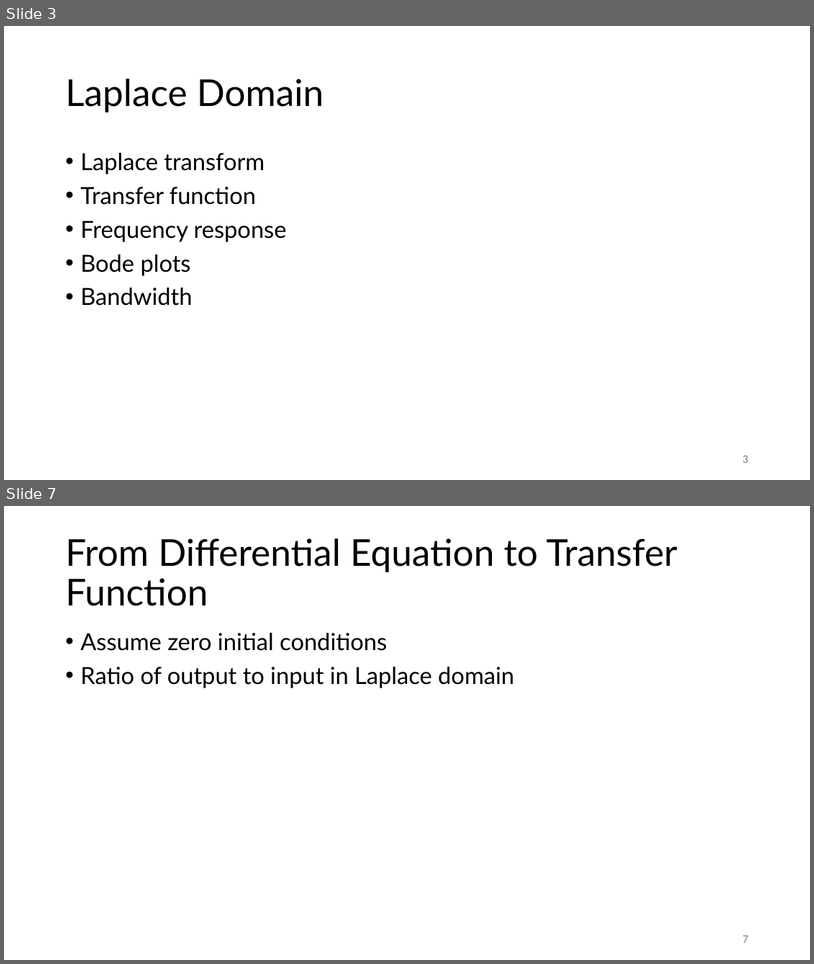
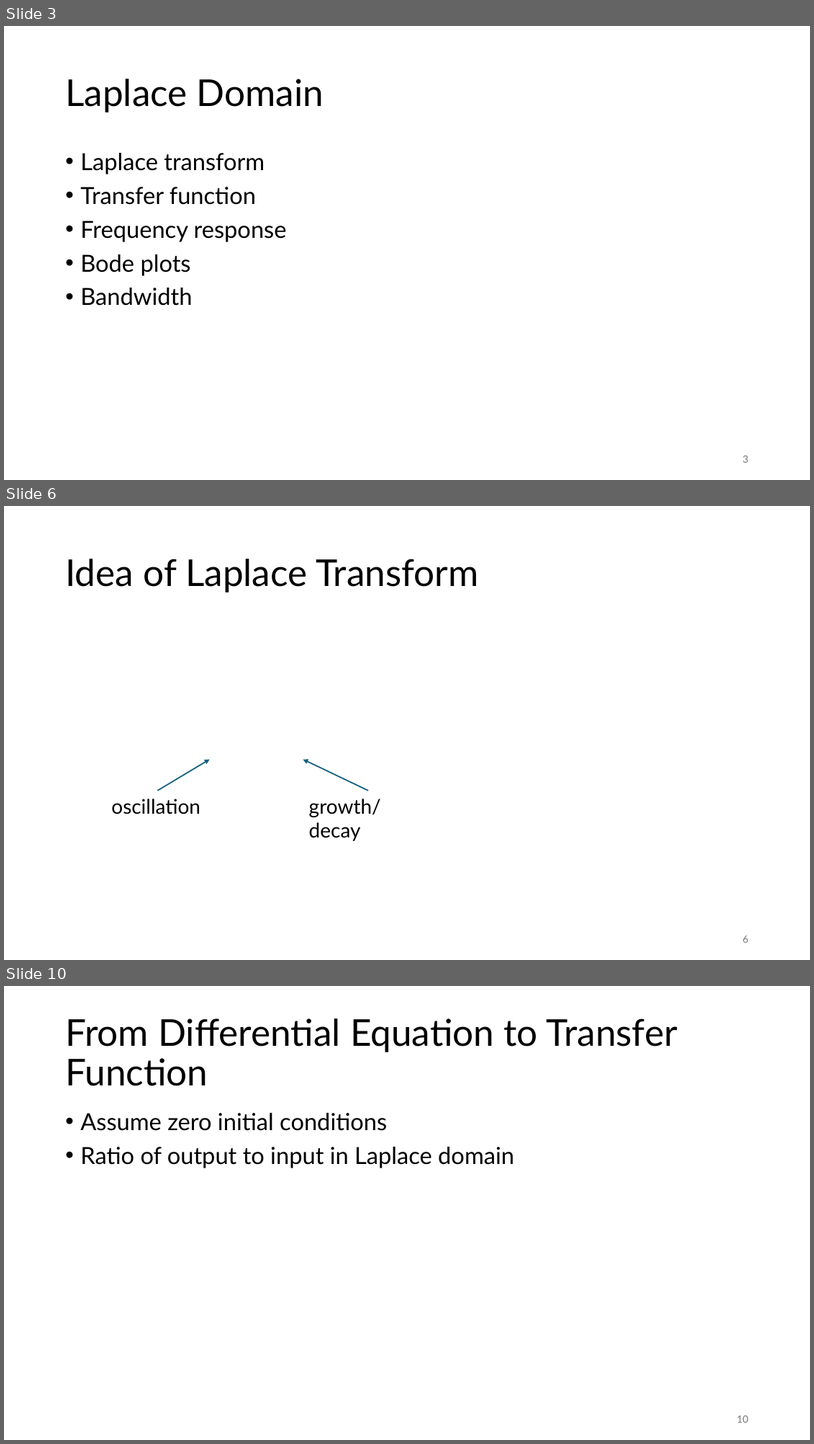
Before and after one commit to FelixWick/control_engineering, a slide deck: slides/3_Laplace.pptx. Shown one above the other, each under a label of ours: slides 3 and 7 before the commit, slides 3, 6 and 10 after it; the slides between them are not shown. The pictures are 814x964 and 814x1444 pixels, drawn with LibreOffice and Linux fonts; fonts in the diff are those of the drawing; grey boxes stand for pictures. Boxes give left, top, right and bottom in pixels: in the first picture for what was removed or moved away, otherwise in the second. Text is boxed around its words. In the diff, an @@ line names an element or a change of style, - is before the commit and + after.

Commit message:
more on PID, started Laplace

```diff
--- a/slides/3_Laplace.pptx
+++ b/slides/3_Laplace.pptx
@@ slide 6 added at [4,506,810,960], background #FFFFFF @@
@@ title added at [65,559,478,592], 44 pt, text #000000 @@
+Idea of Laplace Transform
@@ arrow added from (157, 790) to (210, 759), #156082 1.5 pt @@
@@ arrow added from (369, 790) to (304, 759), #156082 1.5 pt @@
@@ text added at [111,798,201,814], 24 pt, text #000000 @@
+oscillation
@@ text added at [309,798,381,841], 24 pt, text #000000 @@
+growth/decay
@@ page number added at [743,935,748,942], 12 pt, text #797979 @@
+6
@@ what was slide 7 is now slide 10 @@
@@ page number at [737,1415,748,1422]: text changed @@
-7
+10
```
Also in this commit, not shown: 3 slides changed, 2 other slides added, 2 other files.
